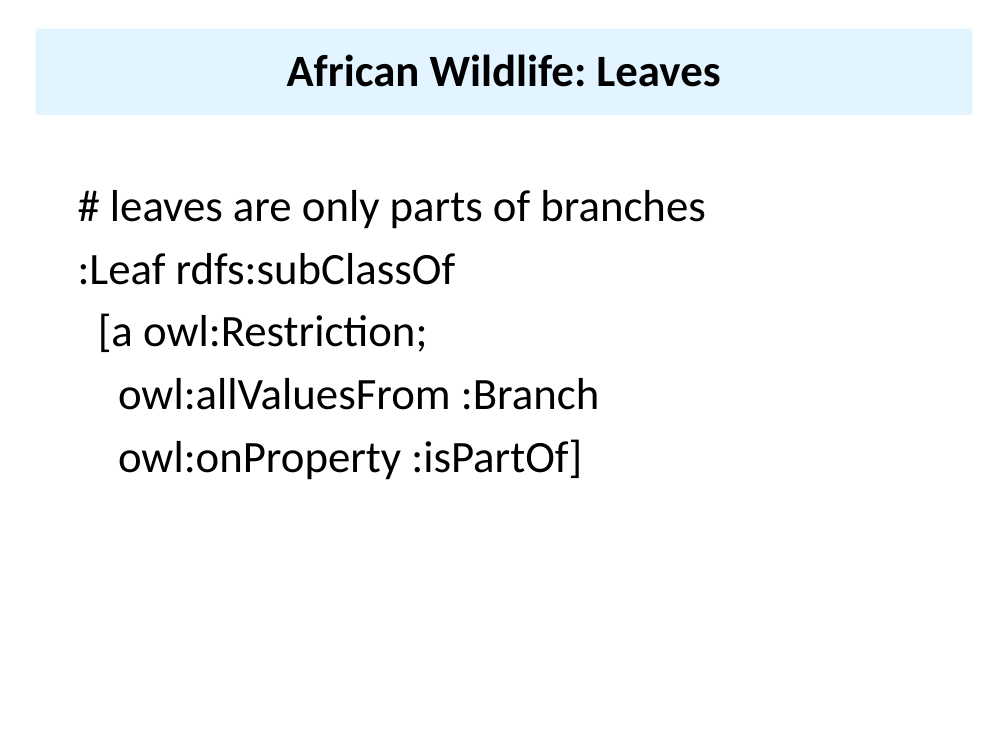
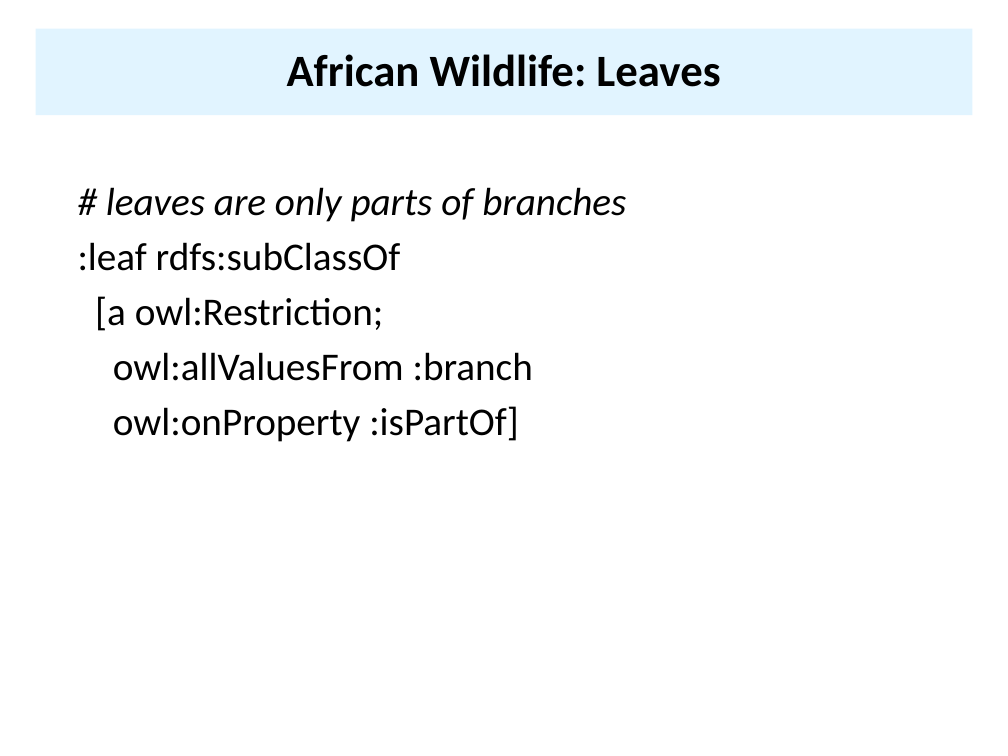
Before and after one commit to UMBC-CMSC-491-691-F19-Knowledge-Graphs/class_material, a slide deck: slide 80 of notes/07_owl/07OWL.pptx (slide 78 before the commit). Drawn at 1008x756 pixels with LibreOffice and Linux fonts; fonts in the diff are those of the drawing. Boxes give left, top, right and bottom in pixels: in the first picture for what was removed or moved away, otherwise in the second. Text is boxed around its words. In the diff, an @@ line names an element or a change of style, - is before the commit and + after.

```diff
--- a/notes/07_owl/07OWL.pptx
+++ b/notes/07_owl/07OWL.pptx
@@ text at [95, 187, 626, 442]: size 32 to 28 pt in "# leaves are only parts of branches", "[a owl:Restriction;", "owl:onProperty :isPartOf]"; italic on in "# leaves are only parts of branches" @@
@@ text at [78, 242, 401, 271]: text changed; size 32 to 28 pt @@
-:Leaf rdfs:subClassOf
+:leaf rdfs:subClassOf
@@ text at [113, 352, 533, 381]: text changed; size 32 to 28 pt @@
-owl:allValuesFrom :Branch
+owl:allValuesFrom :branch
```
Also in this commit, not shown: 8 other slides changed, 3 slides added, 1 slide removed, 2 other files.
